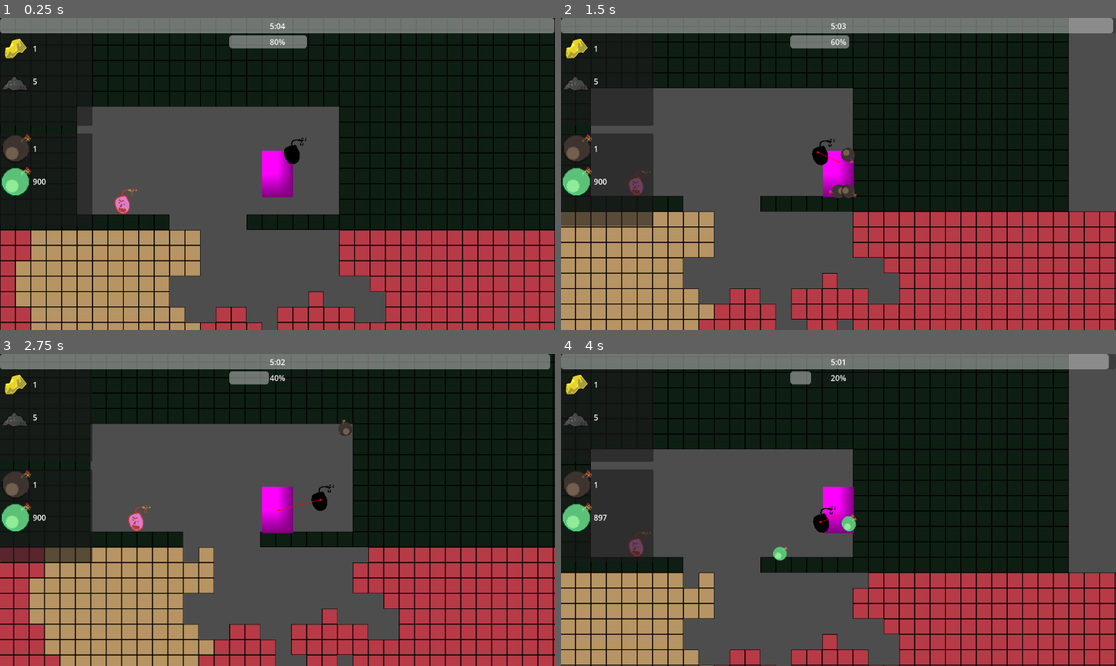
Above: before the commit, frames 1-4 (two rows, left to right).
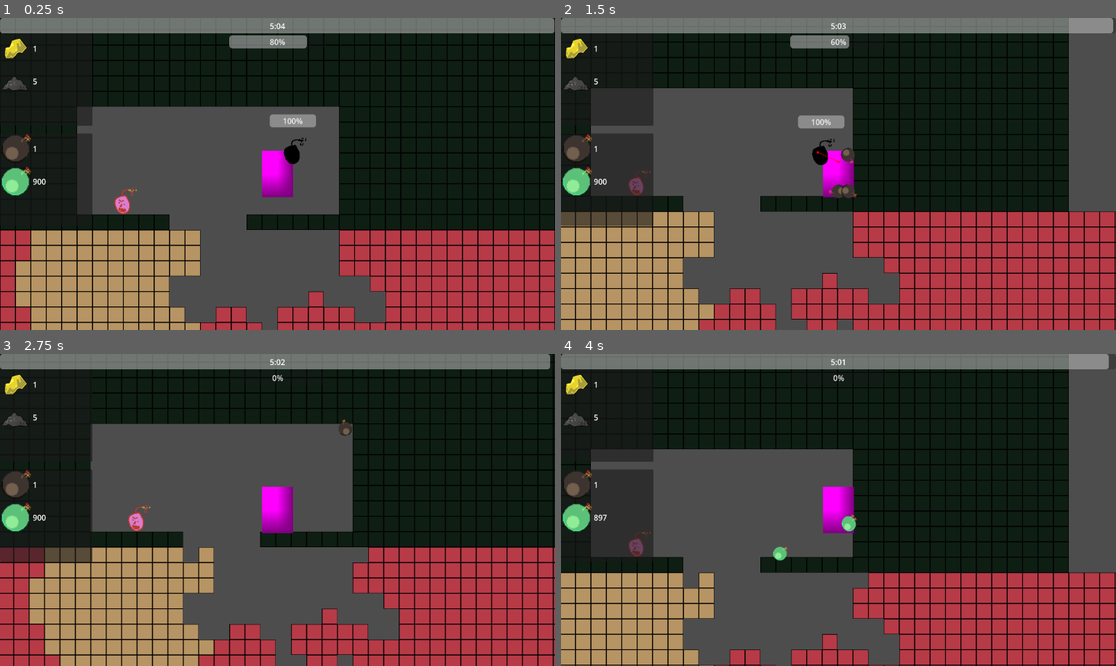
Above: after the commit, the same moments.

Repository: DevFTB/LD57
Game: Godot game, scene res://game.tscn
Same seed, same stepped clock (60 frames per second), same inputs: the game is played once before the commit and once after it.
Inputs (mouse positions are in pixels of both pictures, inside the frame that each line leads up to):
- Up to frame 1 (0.25 s): no input
- Up to frame 2 (1.5 s): move the mouse to (960, 158) at 0.52 s; press the mouse at (960, 158) at 0.53 s; hold D (move_right) from 0.53 s (still down); tap W (jump) at 0.77 s; move the mouse to (727, 189) at 1.27 s; release the mouse at (727, 189) at 1.28 s; tap E (interact) at 1.35 s
- Up to frame 3 (2.75 s): tap W (jump) at 1.52 s; click (166, 525) at 1.55 s; move the mouse to (333, 441) at 2.02 s; release D (move_right) at 2.03 s; hold A (move_left) from 2.03 s (still down); hold 1 (select_bomb_1) from 2.03 s (still down); click (333, 441) at 2.3 s
- Up to frame 4 (4 s): move the mouse to (810, 572) at 2.77 s; release A (move_left) at 2.78 s; release 1 (select_bomb_1) at 2.78 s; hold D (move_right) from 2.78 s (still down); tap 2 (select_bomb_2) at 2.85 s; tap W (jump) at 3.02, 3.77 s; click (810, 572) at 3.05 s; move the mouse to (1005, 556) at 3.52 s; press the mouse at (1005, 556) at 3.53 s; tap 3 (select_bomb_3) at 3.6 s

The runs differ from the first frame. In frame 1, 0.3% of the frame differs, in the area x 48-57%, y 30-35%; in frame 2, 0.4%; in frame 3, 0.5%, in the area x 41-61%, y 5-51%; in frame 4, 0.4%.

Commit message:
Bombs now deal entity damage to enemies, and enemies die

Diff:
--- a/entities/common/hitbox_component.gd
+++ b/entities/common/hitbox_component.gd
@@ -1,6 +1,7 @@
 extends Area2D
 class_name HitboxComponent
 
+@export var active: bool = true
 @export var damage: int = 1
 
 @export var repeating := false
@@ -13,13 +14,18 @@
 	hit_timer.timeout.connect(_on_hit_timer_timeout)
 
 func _on_area_entered(area: Area2D) -> void:
-	if area is HurtboxComponent:
+	if active and area is HurtboxComponent:
 		area.apply_damage(damage, self)
 		hit_timer.start()
 
-func _on_hit_timer_timeout() -> void:
+func damage_overlapping_hurtboxes() -> void:
 	var areas := get_overlapping_areas()
 	for area in areas:
 		if area is HurtboxComponent:
 			area.apply_damage(damage, self)
-			hit_timer.start()
+			if repeating:
+				hit_timer.start()
+
+func _on_hit_timer_timeout() -> void:
+	if active:
+		damage_overlapping_hurtboxes()
--- a/entities/enemies/enemy.gd
+++ b/entities/enemies/enemy.gd
@@ -1,21 +1,26 @@
 class_name Enemy
 extends CharacterBody2D
 
-@export var enemy_stats : EnemyStats
+@export var enemy_stats: EnemyStats
 
+var player: Player
+var sees_player := false
+
+var gravity: Vector2 = ProjectSettings.get_setting("physics/2d/default_gravity_vector")
+
+@onready var health_component: HealthComponent = $HealthComponent
 @onready var refresh_timer = $RefreshTimer
 @onready var nav := $NavigationAgent2D
 @onready var los = $LineOfSight
 @onready var state_machine = $StateMachine
 
-var player : Player
-var sees_player := false
-
-var gravity : Vector2 = ProjectSettings.get_setting("physics/2d/default_gravity_vector")
 
 func _ready():
 	player = get_tree().get_first_node_in_group("player")
 	enemy_stats.health = enemy_stats.max_health
+	health_component.maximum_health = enemy_stats.max_health
+	health_component.current_health = health_component.maximum_health
+	health_component.died.connect(die)
 
 func _process(delta):
 	pass
@@ -36,7 +41,6 @@
 	state_machine._transition_to_next_state("Idle")
 
 
-
 func _on_refresh_timer_timeout():
 	#get line of sight
 	los.target_position = player.global_position - global_position
--- a/entities/enemies/enemy.tscn
+++ b/entities/enemies/enemy.tscn
@@ -8,6 +8,8 @@
 [ext_resource type="Script" uid="uid://dvgloxkvr0q30" path="res://entities/enemies/states/flying.gd" id="6_w4yt1"]
 [ext_resource type="PackedScene" uid="uid://eenrl1ayi2xr" path="res://entities/common/hurtbox_component.tscn" id="7_ipr6v"]
 [ext_resource type="PackedScene" uid="uid://duvgimajjq5gf" path="res://entities/common/hitbox_component.tscn" id="8_gj3y3"]
+[ext_resource type="PackedScene" uid="uid://787nmru65xmp" path="res://ui/health/health_bar.tscn" id="9_56i32"]
+[ext_resource type="Script" uid="uid://do5gnx1cf4tjg" path="res://entities/common/health_component.gd" id="10_sb13e"]
 
 [sub_resource type="CircleShape2D" id="CircleShape2D_msovg"]
 radius = 15.0
@@ -52,17 +54,27 @@
 [node name="LineOfSight" type="RayCast2D" parent="."]
 collision_mask = 783
 
-[node name="HurtboxComponent" parent="." instance=ExtResource("7_ipr6v")]
+[node name="HealthComponent" type="Node" parent="."]
+script = ExtResource("10_sb13e")
+maximum_health = 100
+metadata/_custom_type_script = "uid://do5gnx1cf4tjg"
+
+[node name="HurtboxComponent" parent="." node_paths=PackedStringArray("health_component") instance=ExtResource("7_ipr6v")]
 collision_layer = 4
 collision_mask = 0
+health_component = NodePath("../HealthComponent")
 
 [node name="CollisionShape2D" type="CollisionShape2D" parent="HurtboxComponent"]
 shape = SubResource("CircleShape2D_gj3y3")
 
 [node name="HitboxComponent" parent="." instance=ExtResource("8_gj3y3")]
-damage = 1
-repeating = false
-repeat_interval = 1.0
+
+[node name="HealthBar" parent="." node_paths=PackedStringArray("health_component") instance=ExtResource("9_56i32")]
+offset_left = -48.0
+offset_top = -80.0
+offset_right = 48.0
+offset_bottom = -53.0
+health_component = NodePath("../HealthComponent")
 
 [connection signal="timeout" from="RefreshTimer" to="." method="_on_refresh_timer_timeout"]
 [connection signal="screen_entered" from="VisibleOnScreenNotifier2D" to="." method="_on_visible_on_screen_notifier_2d_screen_entered"]
--- a/entities/enemies/enemy_stats.gd
+++ b/entities/enemies/enemy_stats.gd
@@ -1,10 +1,10 @@
 class_name EnemyStats
 extends Resource
 
-@export var max_health : float = 100
-@export var move_speed : int = 500
-@export var damage : float = 10
-@export var is_grounded : bool = false
+@export var max_health: int = 100
+@export var move_speed: int = 500
+@export var damage: float = 10
+@export var is_grounded: bool = false
 
-var health : float:
-	set(value) : clamp(value, 0 , max_health)
+var health: float:
+	set(value): clamp(value, 0, max_health)
--- a/entities/throwables/bomb/bomb_basic_type.tres
+++ b/entities/throwables/bomb/bomb_basic_type.tres
@@ -13,4 +13,5 @@
 is_perishable = false
 is_sticky = false
 explosion_radius = 4
+entity_damage = 50
 metadata/_custom_type_script = "uid://dgalf5pstb0iw"
--- a/entities/throwables/bomb/bomb_type.gd
+++ b/entities/throwables/bomb/bomb_type.gd
@@ -10,3 +10,4 @@
 @export var is_perishable: bool = false
 @export var is_sticky: bool = false
 @export var explosion_radius: int = 2
+@export var entity_damage: int = 50
--- a/entities/throwables/bomb/throwable_bomb_entity.gd
+++ b/entities/throwables/bomb/throwable_bomb_entity.gd
@@ -10,9 +10,15 @@
 @onready var animation_player: AnimationPlayer = $AnimationPlayer
 
 @onready var explosion_timer: Timer = $ExplosionTimer
+@onready var hitbox_component: HitboxComponent = $HitboxComponent
 
 func _ready() -> void:
 	sprite_2d.texture = bomb_type.bomb_icon
+	hitbox_component.damage = bomb_type.entity_damage
+	var new_shape: CircleShape2D = $HitboxComponent/CollisionShape2D.shape.duplicate()
+	new_shape.radius = bomb_type.explosion_radius * 32
+	$HitboxComponent/CollisionShape2D.shape = new_shape
+
 	body_entered.connect(_on_body_entered)
 	explosion_timer.timeout.connect(explode)
 	explosion_timer.start()
@@ -24,4 +30,5 @@
 
 func explode() -> void:
 	exploded.emit()
+	hitbox_component.damage_overlapping_hurtboxes()
 	animation_player.play("explode")
--- a/entities/throwables/bomb/throwable_bomb_entity.tscn
+++ b/entities/throwables/bomb/throwable_bomb_entity.tscn
@@ -1,7 +1,8 @@
-[gd_scene load_steps=7 format=3 uid="uid://do0g7votir2b4"]
+[gd_scene load_steps=8 format=3 uid="uid://do0g7votir2b4"]
 
 [ext_resource type="Script" uid="uid://cn3mhruacmrcu" path="res://entities/throwables/bomb/throwable_bomb_entity.gd" id="1_vey3e"]
 [ext_resource type="Texture2D" uid="uid://c0nbm2a4tsd3w" path="res://entities/throwables/bomb/throwable_bomb.png" id="2_vdrfm"]
+[ext_resource type="PackedScene" uid="uid://duvgimajjq5gf" path="res://entities/common/hitbox_component.tscn" id="3_vdrfm"]
 
 [sub_resource type="CircleShape2D" id="CircleShape2D_j5wjh"]
 
@@ -74,3 +75,8 @@
 
 [node name="ExplosionTimer" type="Timer" parent="."]
 one_shot = true
+
+[node name="HitboxComponent" parent="." instance=ExtResource("3_vdrfm")]
+collision_layer = 0
+collision_mask = 6
+active = false
Not shown: 1 places in entities/enemies/enemy.tscn that only renumber resources
